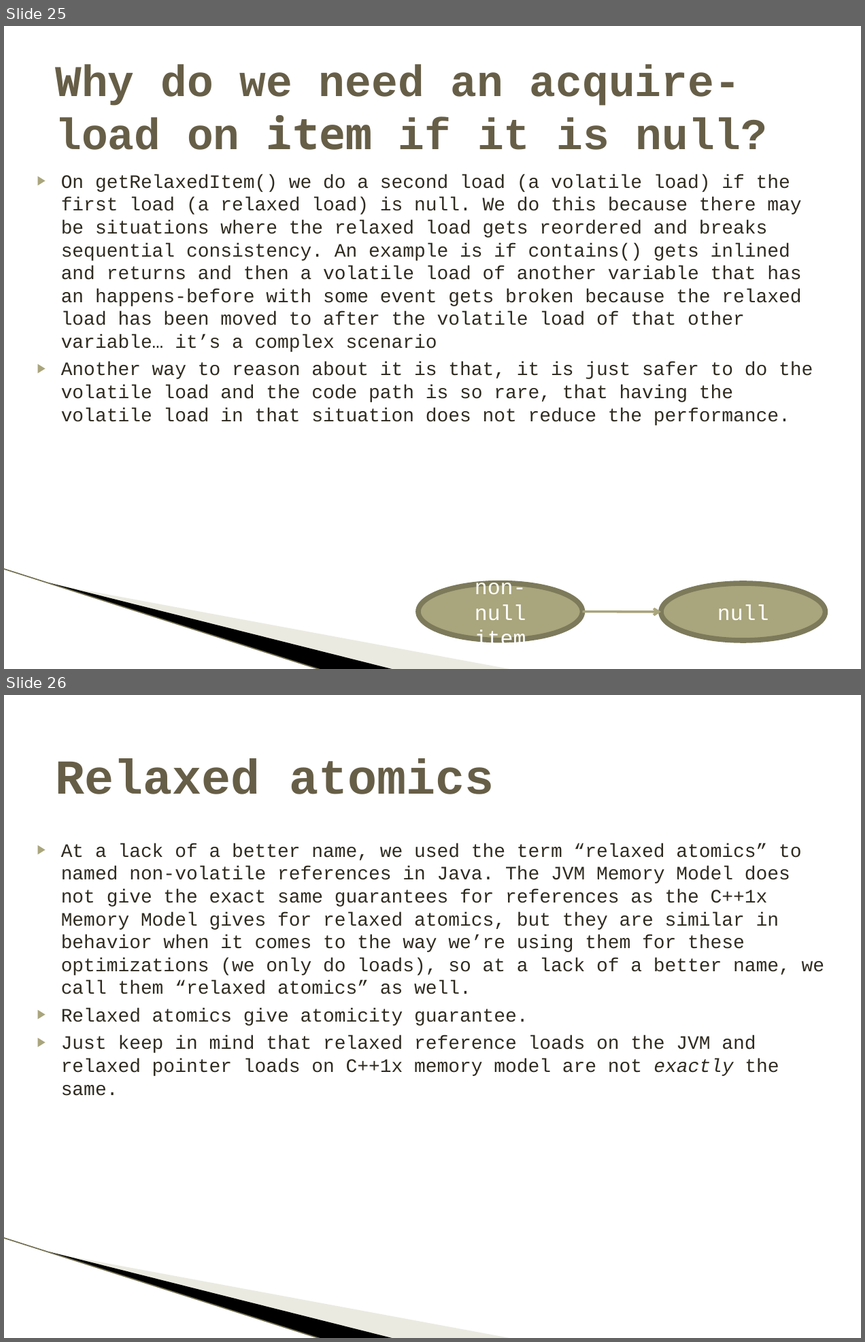
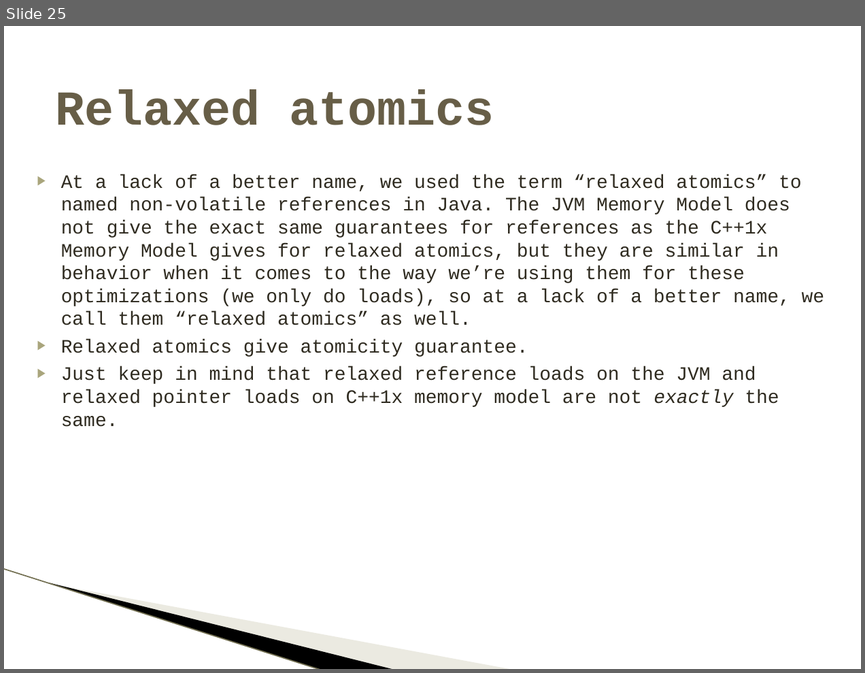
Before and after one commit to pramalhe/ConcurrencyFreaks, a slide deck: Presentations/ConcurrentLinkedQueueRelaxed.pptx. Shown one above the other, each under a label of ours: slides 25 and 26 before the commit, slide 25 after it. The pictures are 865x1342 and 865x673 pixels, drawn with LibreOffice and Linux fonts; fonts in the diff are those of the drawing; background and template pictures are left out. Boxes give left, top, right and bottom in pixels: in the first picture for what was removed or moved away, otherwise in the second. Text is boxed around its words. In the diff, an @@ line names an element or a change of style, - is before the commit and + after.

```diff
--- a/Presentations/ConcurrentLinkedQueueRelaxed.pptx
+++ b/Presentations/ConcurrentLinkedQueueRelaxed.pptx
@@ slide 25 removed at (4, 26, 861, 669), background #FFFFFF; not listed: 3 template elements that a slide beside it also shows @@
@@ title removed at (55, 65, 768, 150) @@
-Why do we need an acquire-load on item if it is null?
@@ text removed at (61, 174, 813, 425) @@
-▶ On getRelaxedItem() we do a second load (a volatile load) if the first load (a relaxed load) is null. We do this because there may be situations where the relaxed load gets reordered and breaks sequential consistency. An example is if contains() gets inlined and returns and then a volatile load of another variable that has an happens-before with some event gets broken because the relaxed load has been moved to after the volatile load of that other variable… it’s a complex scenario
-▶ Another way to reason about it is that, it is just safer to do the volatile load and the code path is so rare, that having the volatile load in that situation does not reduce the performance.
@@ ellipse removed at (418, 583, 582, 640) @@
-non-null item
@@ ellipse removed at (661, 583, 825, 640) @@
-null
@@ arrow removed from (582, 611) to (661, 611) @@
@@ what was slide 26 is now slide 25 @@
```
Also in this commit, not shown: 5 slides changed, 1 other file.
